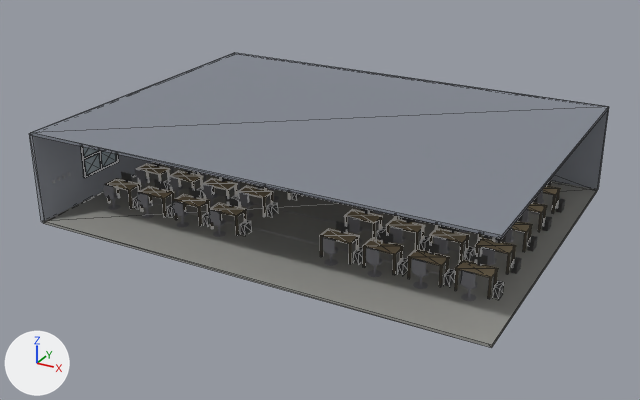
The glTF model coloured_lab.glb, before and after one commit.
Before and after are seen from a 50 mm lens placed at (21.61, -19.6, 12.91), pointed at (7.89, 5.35, 0.43). Every picture has the same lights, and +X, +Y and +Z are marked at lower left. The picture after the commit comes second. Mesh edges are drawn as thin lines on the coarser meshes. Where no turn or scale is listed for an object, it has been applied to the vertices.

In view in the first picture: 'Ceiling', 'Desk_30', 'Desk_39', 'Floor', 'Wall_Front', 'Wall_Left', 'Window_1' and 70 more.
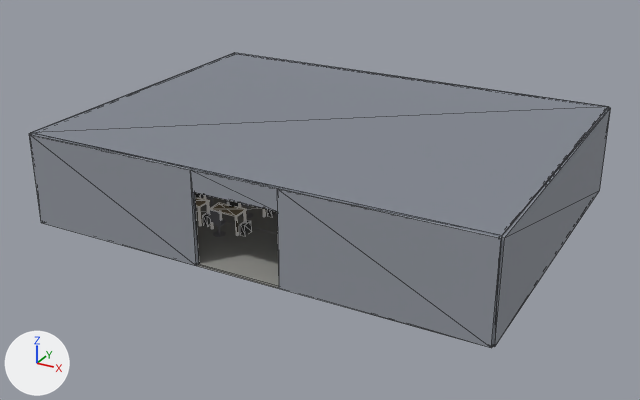
Location of each change, [x1, y1, x2, y2] in pixels of the pictures (640 x 400 px):
'Wall_Back_R', added
    after: [277, 188, 502, 347]
'Wall_Back_L', added
    after: [29, 134, 199, 266]
'Wall_Right', added
    after: [492, 108, 611, 347]
'Wall_Back_Top', added
    after: [190, 169, 278, 212]
'Floor', unchanged, covered by the edit
    before: [43, 164, 597, 348]
    after: [155, 198, 493, 348]
'Wall_Left', unchanged, covered by the edit
    before: [29, 133, 154, 222]
'Wall_Front', unchanged, covered by the edit
    before: [552, 109, 609, 190]

Patch to the scene script:
```diff
--- a/coloured_lab.glb.py
+++ b/coloured_lab.glb.py
@@ mat_wall_right_mat @@
+mat_wall_right_mat = principled_material('Wall_Right_mat')
+mat_wall_right_mat.base_color = (0.28, 0.3, 0.34)  # grey #90959e
+mat_wall_right_mat.roughness = 0.85
@@ mat_wall_back_top_mat @@
+mat_wall_back_top_mat = principled_material('Wall_Back_Top_mat')
+mat_wall_back_top_mat.base_color = (0.28, 0.3, 0.34)  # grey #90959e
+mat_wall_back_top_mat.roughness = 0.85
@@ mat_wall_back_r_mat @@
+mat_wall_back_r_mat = principled_material('Wall_Back_R_mat')
+mat_wall_back_r_mat.base_color = (0.28, 0.3, 0.34)  # grey #90959e
+mat_wall_back_r_mat.roughness = 0.85
@@ mat_wall_back_l_mat @@
+mat_wall_back_l_mat = principled_material('Wall_Back_L_mat')
+mat_wall_back_l_mat.base_color = (0.28, 0.3, 0.34)  # grey #90959e
+mat_wall_back_l_mat.roughness = 0.85
@@ me_cube_007 @@
+me_cube_007.from_pydata(...)  # a box spanning x -0.08..0.08, y -6.0..6.0, z -1.6..1.6
+me_cube_007.materials.append(mat_wall_right_mat)  # grey #90959e
@@ me_cube_004 @@
+me_cube_004.from_pydata(...)  # a box spanning x -1.5..1.5, y -0.08..0.08, z -0.35..0.35
+me_cube_004.materials.append(mat_wall_back_top_mat)  # grey #90959e
@@ me_cube_003 @@
+me_cube_003.from_pydata(...)  # a box spanning x -3.25..3.25, y -0.08..0.08, z -1.6..1.6
+me_cube_003.materials.append(mat_wall_back_r_mat)  # grey #90959e
@@ me_cube_002 @@
+me_cube_002.from_pydata(...)  # a box spanning x -3.25..3.25, y -0.08..0.08, z -1.6..1.6
+me_cube_002.materials.append(mat_wall_back_l_mat)  # grey #90959e
@@ ob_wall_right @@
+ob_wall_right = bpy.data.objects.new('Wall_Right', me_cube_007)
+ob_wall_right.location = (16.0, 6.0, 1.6)
@@ ob_wall_back_top @@
+ob_wall_back_top = bpy.data.objects.new('Wall_Back_Top', me_cube_004)
+ob_wall_back_top.location = (8.0, 0.0, 2.85)
@@ ob_wall_back_r @@
+ob_wall_back_r = bpy.data.objects.new('Wall_Back_R', me_cube_003)
+ob_wall_back_r.location = (12.75, 0.0, 1.6)
@@ ob_wall_back_l @@
+ob_wall_back_l = bpy.data.objects.new('Wall_Back_L', me_cube_002)
+ob_wall_back_l.location = (3.25, 0.0, 1.6)
```
